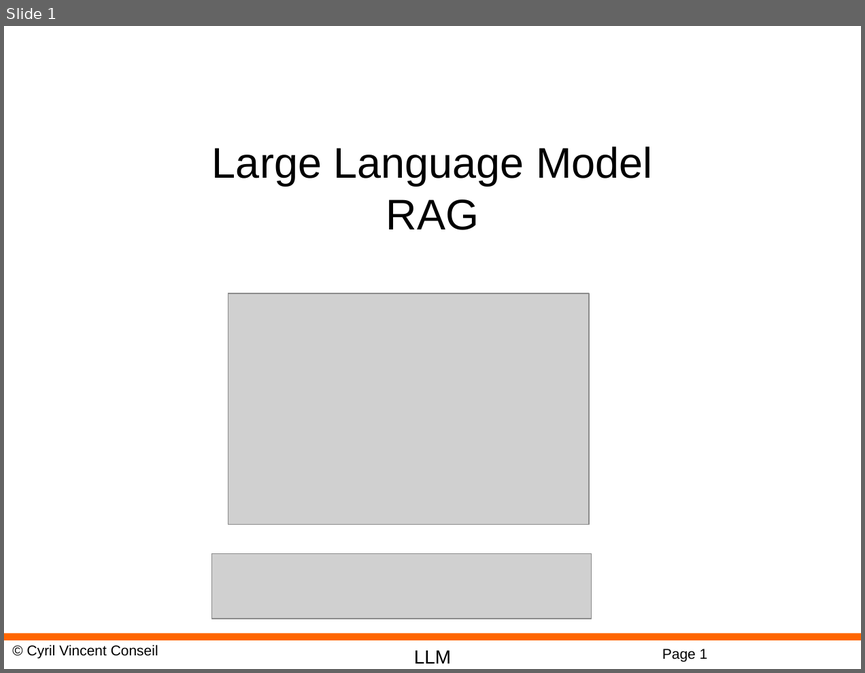
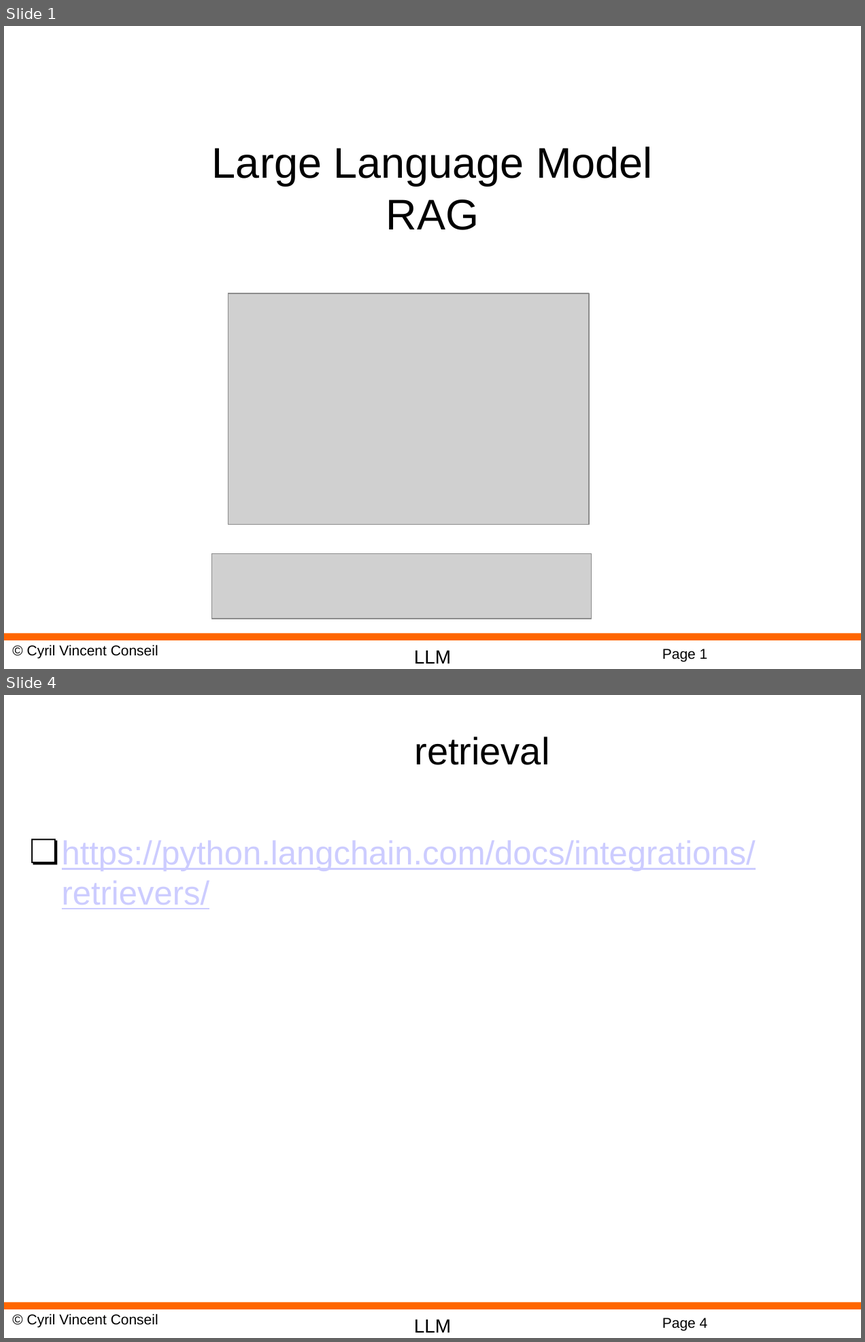
Before and after one commit to cyrilvincent/rag, a slide deck: ppt/RAG08-LangChain-Embedding-TODO.pptx. Shown one above the other, each under a label of ours: slide 1 before the commit, slides 1 and 4 after it; the slides between them are not shown. The pictures are 865x673 and 865x1342 pixels, drawn with LibreOffice and Linux fonts; fonts in the diff are those of the drawing; grey boxes stand for pictures; background and template pictures are left out. Boxes give left, top, right and bottom in pixels: in the first picture for what was removed or moved away, otherwise in the second. Text is boxed around its words. In the diff, an @@ line names an element or a change of style, - is before the commit and + after.

```diff
--- a/ppt/RAG08-LangChain-Embedding-TODO.pptx
+++ b/ppt/RAG08-LangChain-Embedding-TODO.pptx
@@ slide 4 added at bbox=[4, 695, 861, 1338], background #FFFFFF; not listed: 4 template elements that a slide beside it also shows @@
@@ title added at bbox=[414, 736, 549, 765], 32 pt, text #000000 @@
+retrieval
@@ text added at bbox=[62, 841, 755, 909], 28 pt, text #CCCCFF, underline @@
+❏ https://python.langchain.com/docs/integrations/retrievers/
```
Also in this commit, not shown: 1 slide changed, 1 other slide added, 1 slide removed, 41 other files.
